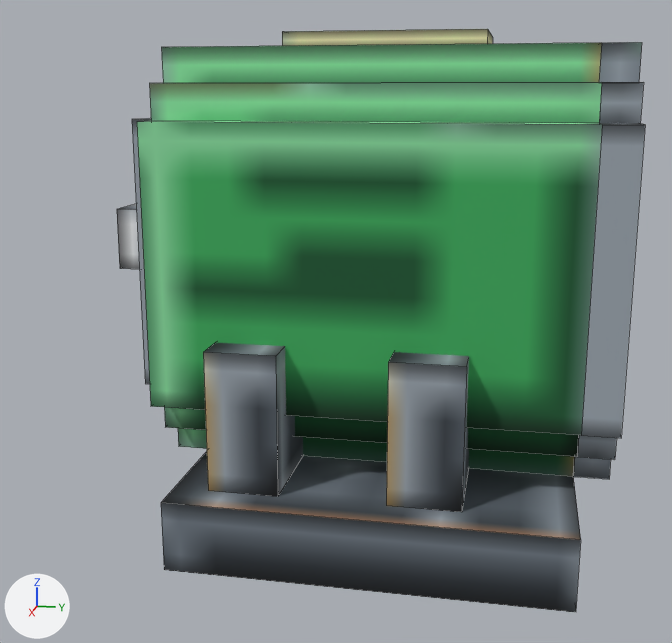
One commit to the OBJ model src/main/resources/assets/adv_rocketry/models/libvulpes/enhancedmotor.obj: the scene before it, then after it.
Camera for both pictures: a 50 mm lens placed at (2.37, -0.175, 0.797), pointed at (0.537, -0.541, 0.338). The axes (+X, +Y, +Z) are drawn at lower left. The lights are the same throughout. The picture after the commit comes second. Mesh edges are drawn as thin lines. Where no turn or scale is listed for an object, it has been applied to the vertices. Vertices at exactly the same position are counted once.

The first picture shows 'Motor'.
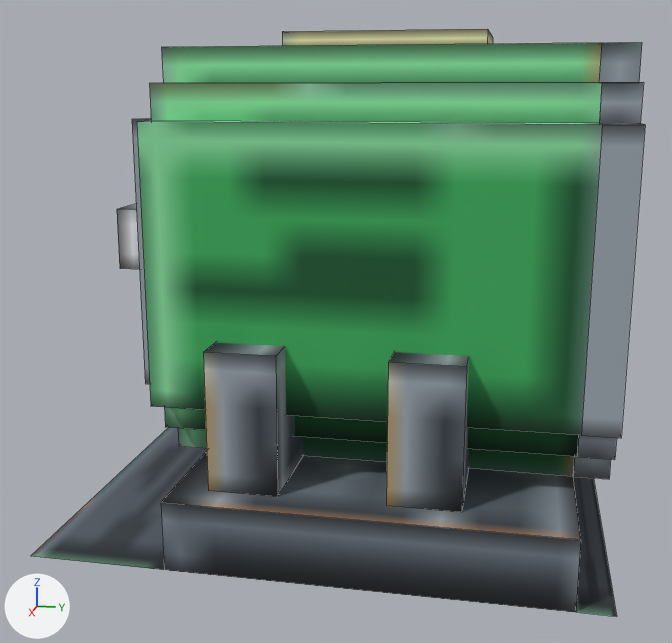
Location of each change, [x1, y1, x2, y2] in pixels of the pictures (672 x 643 px):
'Motor', reshaped (16% wider)
    before: [117, 29, 645, 612]
    after: [31, 29, 645, 617]
part 1 of me_motor, added
    after: [573, 477, 617, 617]
part 2 of me_motor, added
    after: [31, 428, 207, 570]

Patch to the scene script:
```diff
--- a/src/main/resources/assets/adv_rocketry/models/libvulpes/enhancedmotor.obj.py
+++ b/src/main/resources/assets/adv_rocketry/models/libvulpes/enhancedmotor.obj.py
@@ me_motor @@
 # used by ob_motor; location = (0.0, 0.0, 0.0)
 # verts and faces of me_motor; kept vertices keep their numbers, new ones are numbered from 132
 # before: 2 (0.0, -0.062, 0.0), 3 (1.0, -0.062, 0.0) at pixel (575, 612)
 # before: 6 (1.0, -0.75, 0.0) at pixel (164, 569), 7 (0.0, -0.75, 0.0)
-me_motor.from_pydata(...)  # 132 vertices, 108 faces; spans x 0.0..1.0, y -1.0..0.0, z 0.0..0.906
+me_motor.from_pydata(...)  # 136 vertices, 110 faces; spans x 0.0..1.0, y -1.0..0.0, z 0.0..0.906
+# me_motor part 1
+verts[132] = (0.0, 0.0, 0.0)
+verts[133] = (1.0, 0.0, 0.0)  # pixel (616, 616)
+faces += [(2, 132, 133, 3)]
+# me_motor part 2
+verts[134] = (0.0, -1.0, 0.0)
+verts[135] = (1.0, -1.0, 0.0)  # pixel (30, 556)
+faces += [(6, 135, 134, 7)]
 me_motor.materials.append(mat_enhancedmotor)
```
